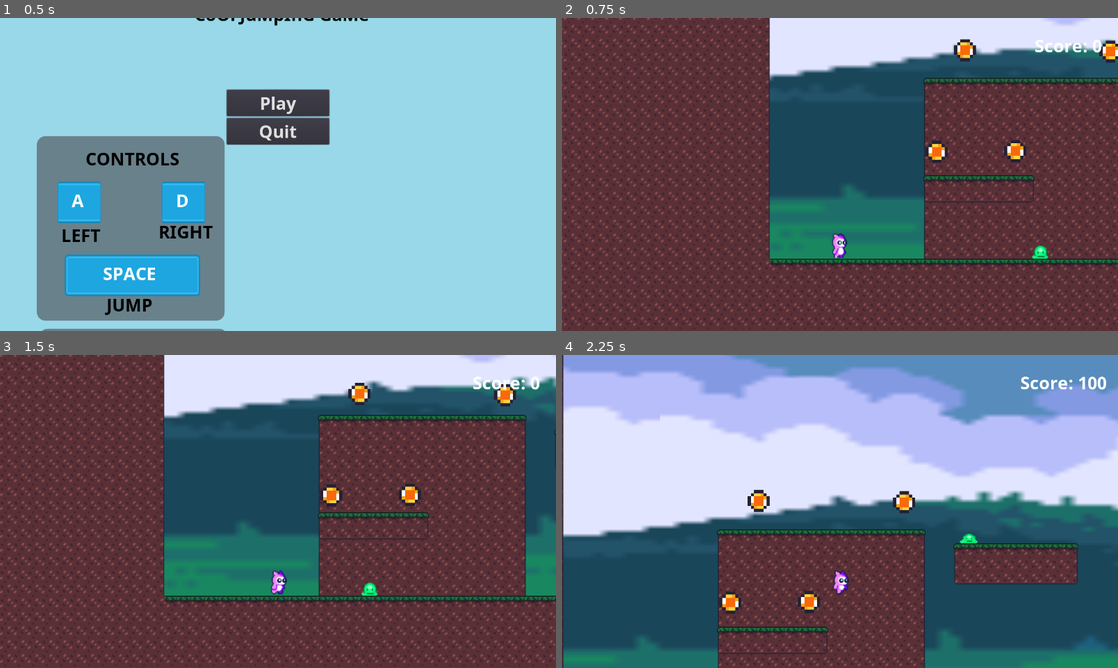
Above: before the commit, frames 1-4 (two rows, left to right).
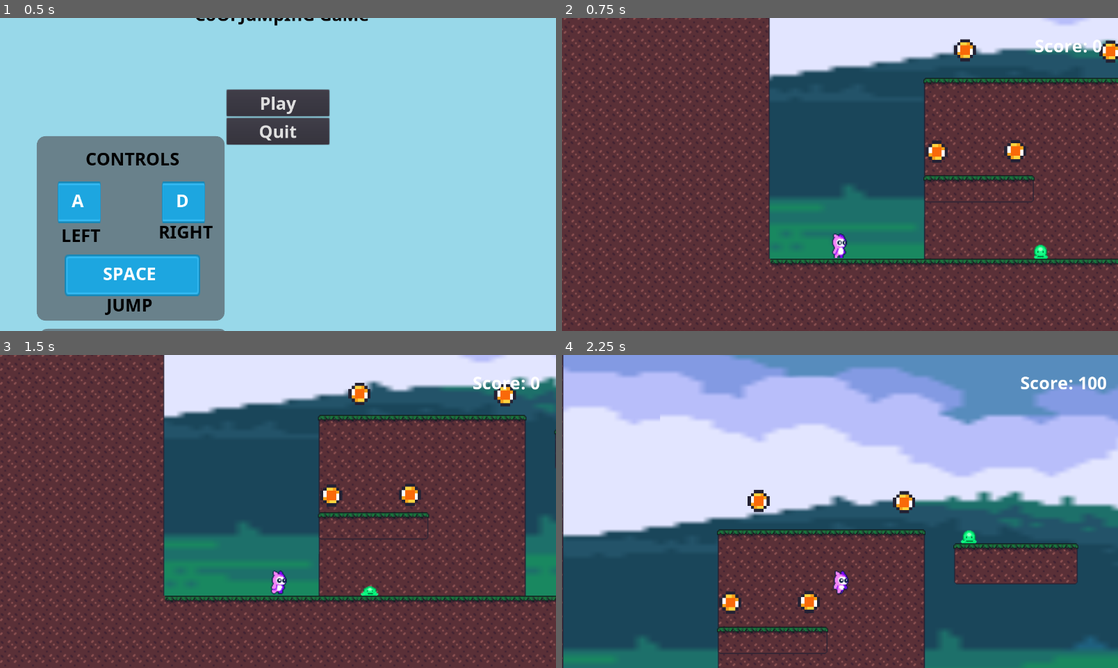
Above: after the commit, the same moments.

Repository: Mertric/2D-Video-game
Game: Godot game, scene res://Screen/MainScreen.tscn
The game is run twice, just before and just after one commit, with the same random seed, the same clock (stepped at 60 frames per second) and the same inputs.
Inputs:
- Up to frame 1 (0.5 s): no input
- Up to frame 2 (0.75 s): click "Play" at 0.5 s
- Up to frame 3 (1.5 s): hold D (right) from 1.28 s (still down)
- Up to frame 4 (2.25 s): keep holding D (right); tap Space (jump) at 1.52 s

Frame 1 is identical in both runs. In frame 2, less than 0.1% of the frame differs, in the area x 84-88%, y 72-77%; in frame 3, less than 0.1%, in the area x 64-69%, y 72-77%; in frame 4, less than 0.1%.

Commit message:
added death sound when player falls off platform

Diff:
--- a/2D Platformer/FallCollision.gd
+++ b/2D Platformer/FallCollision.gd
@@ -2,6 +2,7 @@
 
 
 func _on_FallCollision_body_entered(body):
+	$DeathSound.play()
 	dead()
 
 #add like a scene to either a checkpoint or to the starting menu
--- a/2D Platformer/src/Actors/Monster.tscn
+++ b/2D Platformer/src/Actors/Monster.tscn
@@ -1,8 +1,9 @@
-[gd_scene load_steps=37 format=2]
+[gd_scene load_steps=38 format=2]
 
 [ext_resource path="res://src/Actors/Monster.gd" type="Script" id=1]
 [ext_resource path="res://Assets/EnemySprite/Green idle.png" type="Texture" id=2]
 [ext_resource path="res://Assets/EnemySprite/Green bounce.png" type="Texture" id=3]
+[ext_resource path="res://Assets/Sounds/pepSound4.ogg" type="AudioStream" id=4]
 
 [sub_resource type="AtlasTexture" id=1]
 flags = 4
@@ -184,6 +185,7 @@
 position = Vector2( 0, -17 )
 frames = SubResource( 31 )
 animation = "Idle"
+frame = 5
 playing = true
 
 [node name="CollisionShape2D" type="CollisionShape2D" parent="."]
@@ -211,4 +213,9 @@
 enabled = true
 cast_to = Vector2( 0, 9 )
 collision_mask = 8
+
+[node name="SlimeDieSound" type="AudioStreamPlayer" parent="."]
+stream = ExtResource( 4 )
+volume_db = 2.751
+pitch_scale = 1.59
 [connection signal="body_entered" from="JumpDetector" to="." method="_on_JumpDetector_body_entered"]
--- a/2D Platformer/src/Actors/Pink_Monster.tscn
+++ b/2D Platformer/src/Actors/Pink_Monster.tscn
@@ -161,7 +161,7 @@
 position = Vector2( 0, -16 )
 frames = SubResource( 24 )
 animation = "Death"
-frame = 7
+frame = 3
 playing = true
 
 [node name="CollisionShape2D" type="CollisionShape2D" parent="."]
--- a/2D Platformer/src/Actors/Player.gd
+++ b/2D Platformer/src/Actors/Player.gd
@@ -125,7 +125,6 @@
 	PlayerData.deaths += 1
 	velocity = Vector2(0,0)
 	$AnimatedSprite.play("Death")
-	$DeathSound.play()
 	$CollisionShape2D.call_deferred("set_disabled", true)
 
 	$Timer.start()
--- a/2D Platformer/src/Objects/FallCollision.tscn
+++ b/2D Platformer/src/Objects/FallCollision.tscn
@@ -1,6 +1,7 @@
-[gd_scene load_steps=3 format=2]
+[gd_scene load_steps=4 format=2]
 
 [ext_resource path="res://FallCollision.gd" type="Script" id=1]
+[ext_resource path="res://Assets/Sounds/error_007.ogg" type="AudioStream" id=2]
 
 [sub_resource type="RectangleShape2D" id=1]
 
@@ -13,5 +14,8 @@
 [node name="Timer" type="Timer" parent="."]
 wait_time = 0.126
 one_shot = true
+
+[node name="DeathSound" type="AudioStreamPlayer" parent="."]
+stream = ExtResource( 2 )
 [connection signal="body_entered" from="." to="." method="_on_FallCollision_body_entered"]
 [connection signal="timeout" from="Timer" to="." method="_on_Timer_timeout"]
Not shown, added: 2D Platformer/Assets/Sounds/pepSound4.ogg.import
Not shown, added: 2D Platformer/Assets/Sounds/pepSound4.ogg
